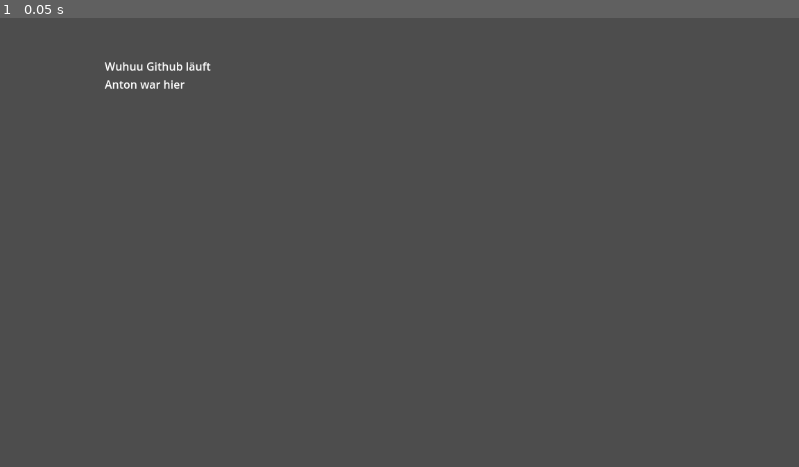
Above: before the commit, frame 1.
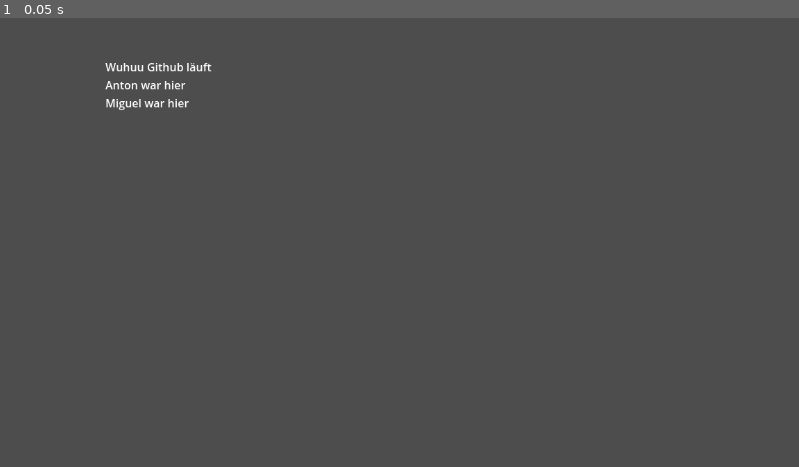
Above: after the commit, the same moment.

Repository: fyfyfy-rox/Rythm-Game
Game: Godot game, scene res://main.tscn
The game is run twice, just before and just after one commit, with the same random seed, the same clock (stepped at 60 frames per second) and the same inputs.
Inputs:
- Up to frame 1 (0.05 s): no input

The runs differ from the first frame. In frame 1, 0.4% of the frame differs, in the area x 13-27%, y 9-21%.

Commit message:
Miguel
miguel war hier

Diff:
--- a/main.tscn
+++ b/main.tscn
@@ -3,9 +3,10 @@
 [node name="Node2D" type="Node2D"]
 
 [node name="Label" type="Label" parent="."]
-offset_left = 151.0
-offset_top = 58.0
-offset_right = 191.0
-offset_bottom = 81.0
+offset_left = 152.0
+offset_top = 59.0
+offset_right = 305.0
+offset_bottom = 108.0
 text = "Wuhuu Github läuft
-Anton war hier"
+Anton war hier
+Miguel war hier"
